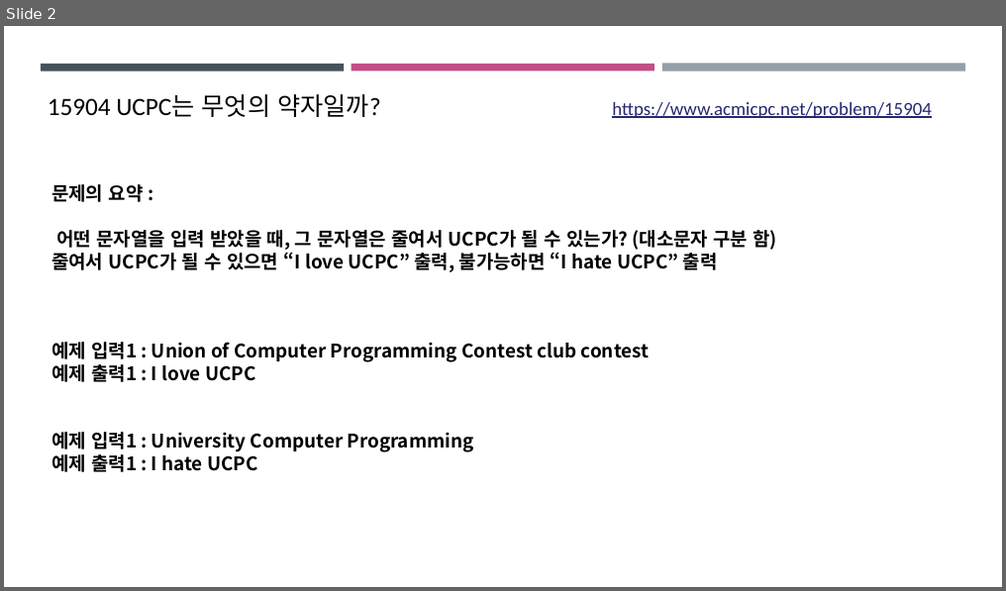
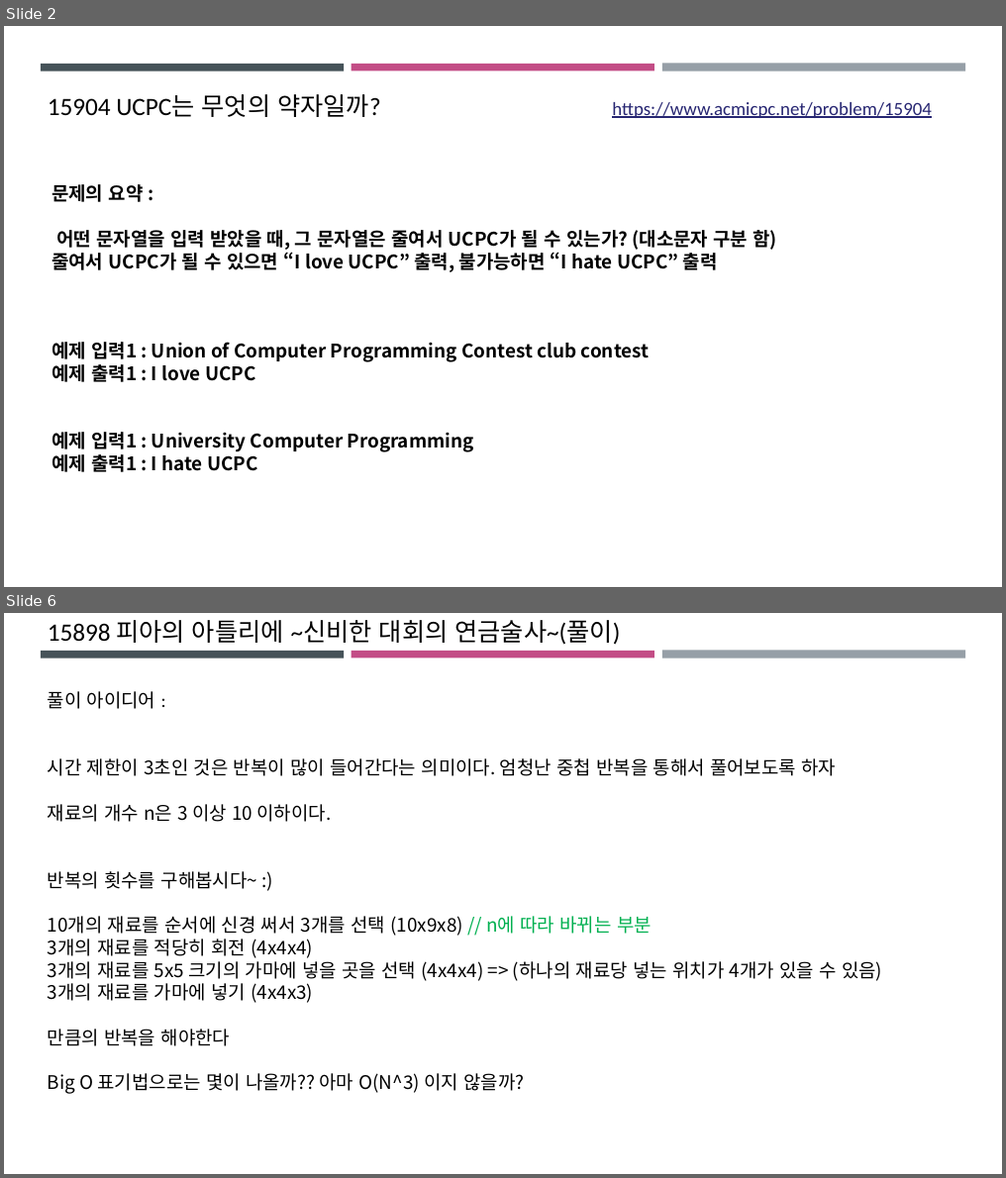
Before and after one commit to ckdgus0505/ACM, a slide deck: PPT 발표자료/UCPC_2018_예선/창현.pptx. Shown one above the other, each under a label of ours: slide 2 before the commit, slides 2 and 6 after it; the slides between them are not shown. The pictures are 1006x591 and 1006x1178 pixels, drawn with LibreOffice and Linux fonts; fonts in the diff are those of the drawing. Boxes give left, top, right and bottom in pixels: in the first picture for what was removed or moved away, otherwise in the second. Text is boxed around its words. In the diff, an @@ line names an element or a change of style, - is before the commit and + after.

```diff
--- a/PPT 발표자료/UCPC_2018_예선/창현.pptx
+++ b/PPT 발표자료/UCPC_2018_예선/창현.pptx
@@ slide 6 added at [4,613,1002,1174], background #FFFFFF; not listed: 3 template elements that a slide beside it also shows @@
@@ text added at [48,620,621,645], 24 pt, text #000000 @@
+15898 피아의 아틀리에 ~신비한 대회의 연금술사~(풀이)
@@ text added at [48,691,882,1094], 18 pt, text #000000 @@
+풀이 아이디어 :
+시간 제한이 3초인 것은 반복이 많이 들어간다는 의미이다. 엄청난 중첩 반복을 통해서 풀어보도록 하자
+재료의 개수 n은 3 이상 10 이하이다.
+반복의 횟수를 구해봅시다~ :)
+10개의 재료를 순서에 신경 써서 3개를 선택 (10x9x8) // n에 따라 바뀌는 부분
+3개의 재료를 적당히 회전 (4x4x4)
+3개의 재료를 5x5 크기의 가마에 넣을 곳을 선택 (4x4x4) => (하나의 재료당 넣는 위치가 4개가 있을 수 있음)
+3개의 재료를 가마에 넣기 (4x4x3)
+만큼의 반복을 해야한다
+Big O 표기법으로는 몇이 나올까?? 아마 O(N^3) 이지 않을까?
```
Also in this commit, not shown: 2 slides changed, 5 other slides added, 6 other files.
